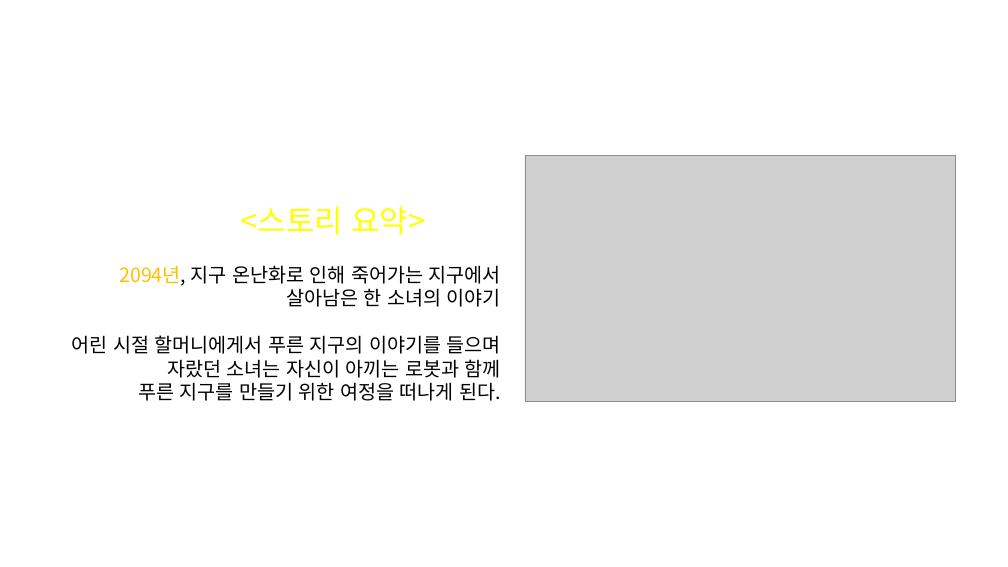
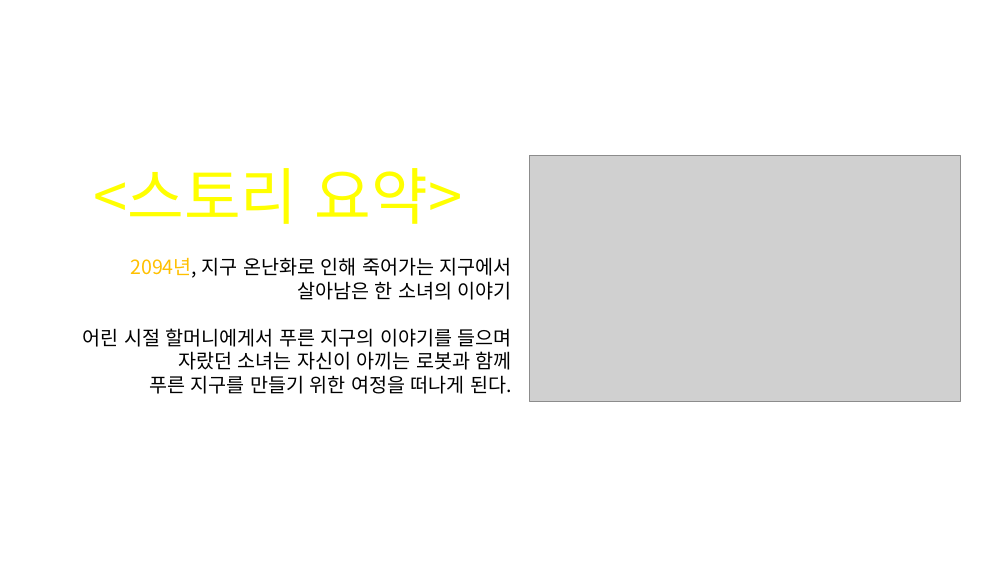
Before and after one commit to betterthanmore/2D_Platfomer, a slide deck: slide 10 of 기획/5_EARTH.pptx (slide 11 before the commit). Drawn at 1008x567 pixels with LibreOffice and Linux fonts; fonts in the diff are those of the drawing; grey boxes stand for pictures; background and template pictures are left out. Boxes give left, top, right and bottom in pixels: in the first picture for what was removed or moved away, otherwise in the second. Text is boxed around its words. In the diff, an @@ line names an element or a change of style, - is before the commit and + after.

```diff
--- a/기획/5_EARTH.pptx
+++ b/기획/5_EARTH.pptx
@@ text "<스토리 요약>": place and size @@
-text "<스토리 요약>" at box(72, 206, 501, 401)
+text "<스토리 요약>" at box(83, 168, 512, 394)
@@ text at box(94, 168, 462, 224): size 44 to 88 pt in "<스토리 요약>" @@
@@ picture: place and size @@
-picture at box(525, 155, 956, 401)
+picture at box(529, 155, 960, 401)
```
Also in this commit, not shown: 6 other slides changed, 3 slides added, 4 slides removed.
